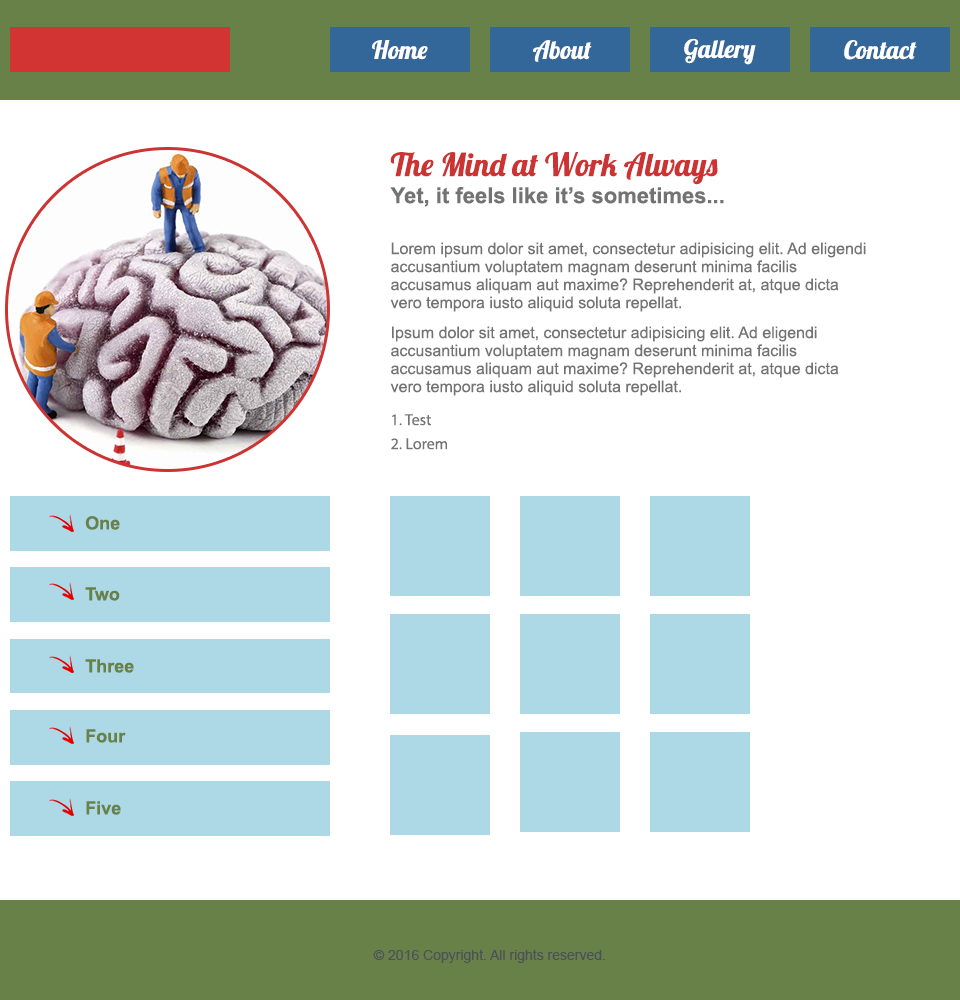
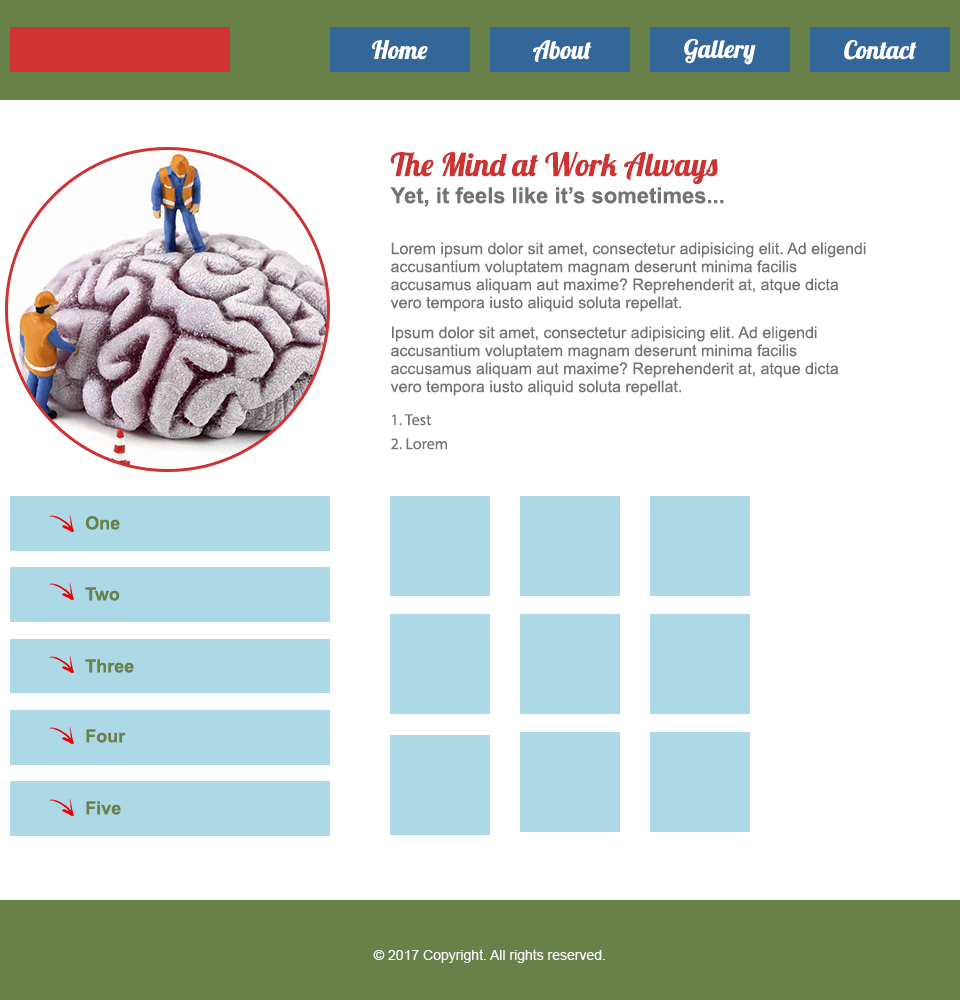
The second 960 × 1000 image is a revision of the first. Changes to its layers:
renamed "© 2016 Copyright. All rights reserved." to "© 2017 Copyright. All rights reserved.", painted on it over 373, 949, 605, 963
